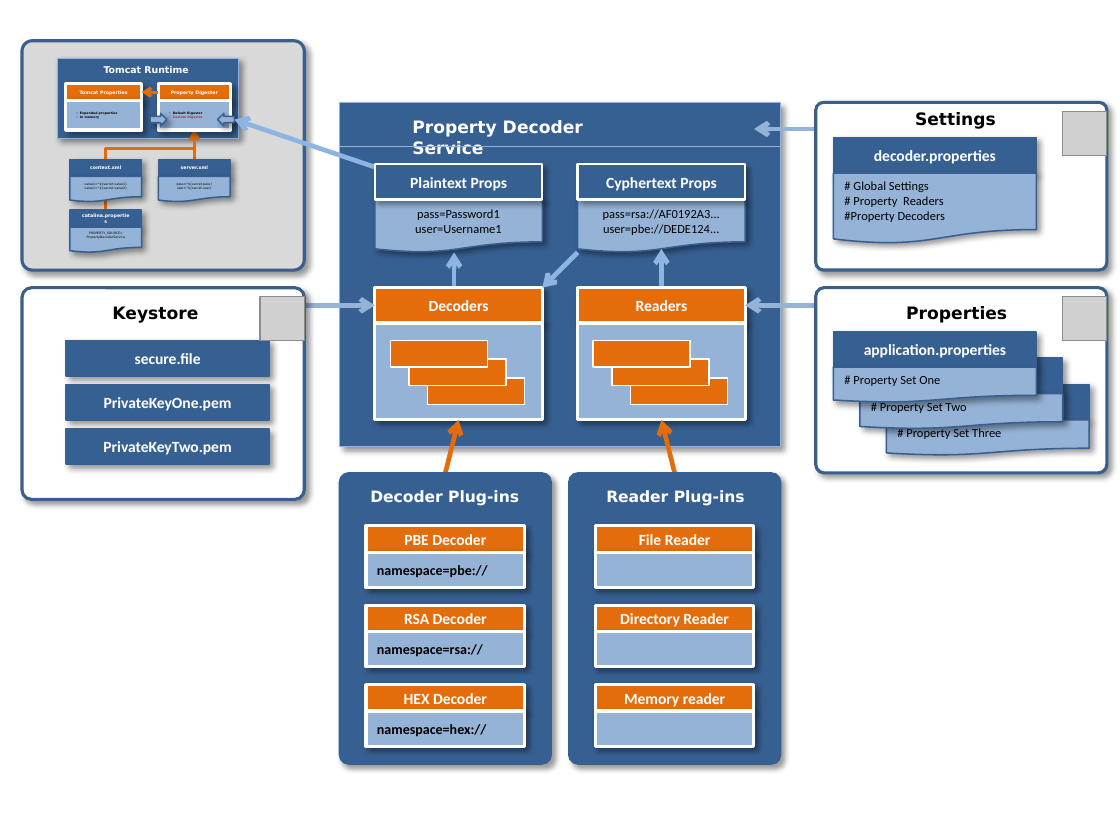
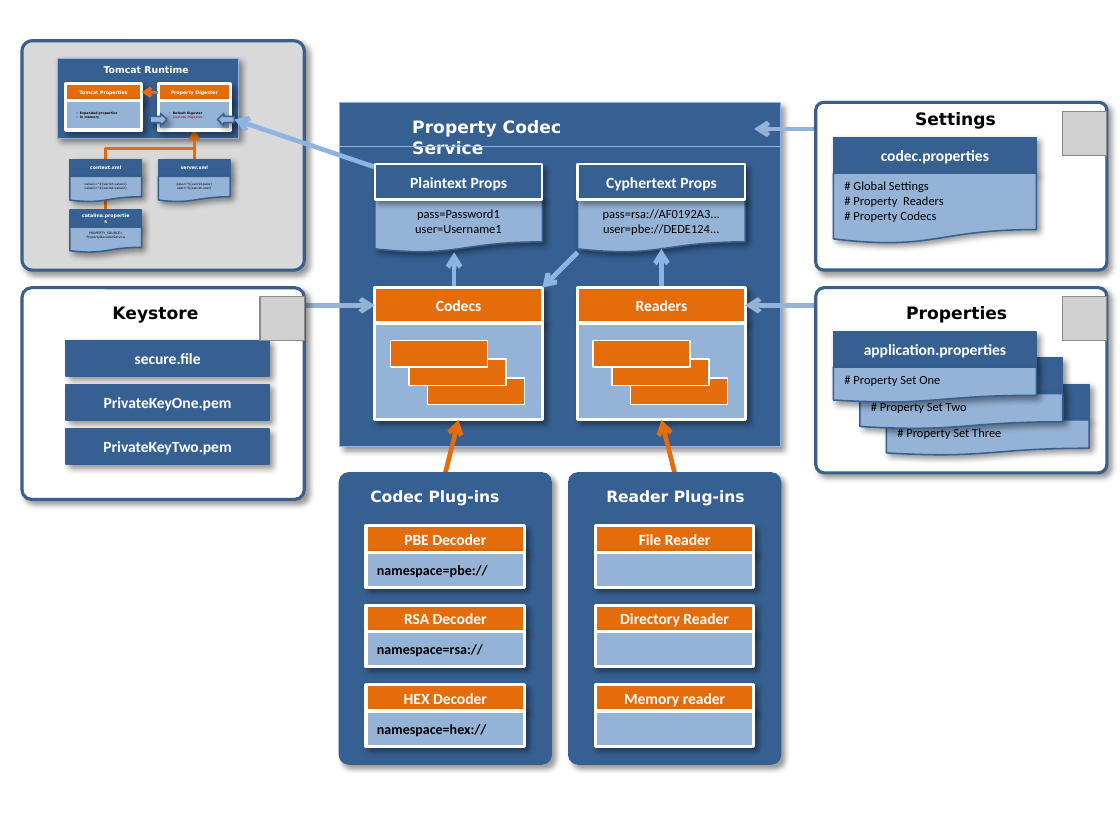
Before and after one commit to develop4/tomcat-extension, a slide deck: slide 2 of src/site/resources/ppt/PropertyDigester.pptx. Drawn at 1120x840 pixels with LibreOffice and Linux fonts; fonts in the diff are those of the drawing; grey boxes stand for pictures. Boxes give left, top, right and bottom in pixels: in the first picture for what was removed or moved away, otherwise in the second. Text is boxed around its words. In the diff, an @@ line names an element or a change of style, - is before the commit and + after.

```diff
--- a/src/site/resources/ppt/PropertyDigester.pptx
+++ b/src/site/resources/ppt/PropertyDigester.pptx
@@ text at bbox=[412, 120, 561, 155]: text changed @@
-Property Decoder Service
+Property Codec Service
@@ text in rectangle at bbox=[881, 150, 989, 164]: text changed @@
-decoder.properties
+codec.properties
@@ text in flow chart document at bbox=[853, 211, 936, 222]: text changed @@
-#Property Decoders
+# Property Codecs
@@ text in rectangle at bbox=[436, 300, 481, 311]: text changed @@
-Decoders
+Codecs
@@ text at bbox=[370, 490, 500, 506]: text changed @@
-Decoder Plug-ins
+Codec Plug-ins
```
Also in this commit, not shown: 1 other slide changed, 30 other files.
